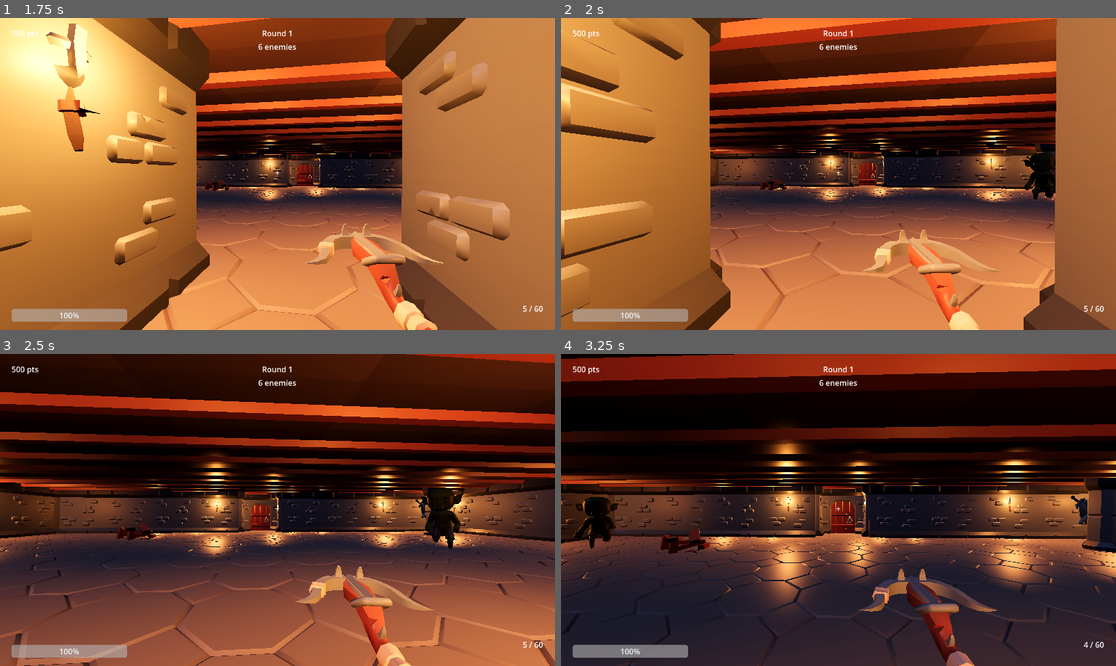
Above: before the commit, frames 1-4 (two rows, left to right).
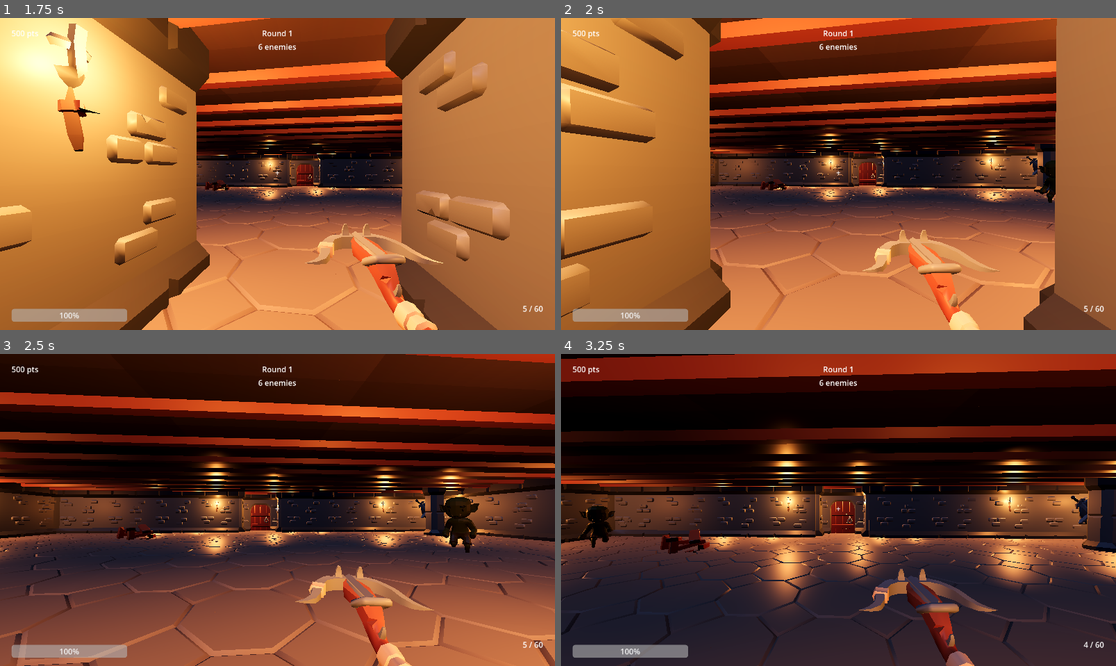
Above: after the commit, the same moments.

Repository: ariesyous/projectbluebean
Game: Godot game, scene res://scenes/world/Arena.tscn
Two runs of this game, one before a commit and one after it. Both use one fixed random seed, a clock stepped at 60 frames per second and the inputs below.
Inputs (mouse positions are in pixels of both pictures, inside the frame that each line leads up to):
- Up to frame 1 (1.75 s): tap Enter at 0.5 s; move the mouse to (305, 174) at 0.52 s; press the mouse at (305, 174) at 0.53 s; hold W (move_forward) from 0.53 s (still down); tap Space (jump) at 0.77, 1.52 s; move the mouse to (249, 174) at 1.27 s; release the mouse at (249, 174) at 1.28 s; tap F (interact) at 1.35 s
- Up to frame 2 (2 s): keep holding W (move_forward)
- Up to frame 3 (2.5 s): keep holding W (move_forward); move the mouse to (288, 503) at 2.02 s; hold V (melee) from 2.03 s (still down)
- Up to frame 4 (3.25 s): keep holding W (move_forward); move the mouse to (832, 516) at 2.77 s; release V (melee) at 2.78 s; tap 1 (weapon_1) at 2.85 s; click (832, 516) at 2.92 s; tap Space (jump) at 3.02 s

Frame 1 is identical in both runs. In frame 2, 0.4% of the frame differs, in the area x 83-90%, y 43-60%; in frame 3, 1.0%, in the area x 20-89%, y 8-64%; in frame 4, 0.5%.

Commit message:
M6: prop collision, shrine/table fix, smaller orcs, door swing
- Give floor props box colliders parented under NavigationRegion3D so the
  bake carves around them: player and orcs can no longer clip through, and
  orcs route around rather than getting trapped. Move the two vault-arm
  barrels to the wide combat room (a prop in a 4-wide arm disconnects the
  navmesh).
- Fix the perk-shrine-in-table overlap: relocate table_long_decorated_A off
  the PerkSpeed shrine to the vault back wall, clear of the PaP approach.
- Shrink orcs ~18% (model x0.82, capsule 0.95->0.78 / 3.0->2.46) so they
  don't tower / can be out-maneuvered in halls.
- Buyable door swings open on a hinge pivot with an impact.wav thunk before
  freeing; collider frees instantly so the path opens at once.

Verified via game_eval: 9 prop colliders, navmesh path to Pack-a-Punch
restored (24 pts), both perk shrines reachable, door reparent/swing runs
clean. Roadmap docs advanced to M7.

Co-Authored-By: Claude Opus 4.8 <noreply@anthropic.com>

Diff:
--- a/projectbluebean/scenes/enemies/Orc.tscn
+++ b/projectbluebean/scenes/enemies/Orc.tscn
@@ -4,18 +4,18 @@
 [ext_resource type="PackedScene" uid="uid://e04gy4e2lhew" path="res://assets/enemies/Goblin_Male.gltf" id="2_8quh0"]
 
 [sub_resource type="CapsuleShape3D" id="CapsuleShape3D_8quh0"]
-radius = 0.95
-height = 3.0
+radius = 0.78
+height = 2.46
 
 [node name="Orc" type="CharacterBody3D" unique_id=1229924264]
 collision_layer = 4
 script = ExtResource("1_aejf4")
 
 [node name="CollisionShape3D" type="CollisionShape3D" parent="." unique_id=1781265157]
-transform = Transform3D(1, 0, 0, 0, 1, 0, 0, 0, 1, 0, 1.5, 0)
+transform = Transform3D(1, 0, 0, 0, 1, 0, 0, 0, 1, 0, 1.23, 0)
 shape = SubResource("CapsuleShape3D_8quh0")
 
 [node name="NavigationAgent3D" type="NavigationAgent3D" parent="." unique_id=163639670]
 
 [node name="GoblinModel" parent="." unique_id=1101976436 instance=ExtResource("2_8quh0")]
-transform = Transform3D(-1, 0, -8.742278e-08, 0, 1, 0, 8.742278e-08, 0, -1, 0, 0, 0)
+transform = Transform3D(-0.82, 0, -7.1686682e-08, 0, 0.82, 0, 7.1686682e-08, 0, -0.82, 0, 0, 0)
--- a/projectbluebean/scripts/interactables/buyable_door.gd
+++ b/projectbluebean/scripts/interactables/buyable_door.gd
@@ -1,7 +1,8 @@
 extends Buyable
-## Buyable door: freeing this node removes its Barrier child, opening the
-## doorway to the next room. The navmesh already spans the doorway, so orcs
-## and the player can pass once the barrier is gone.
+## Buyable door: on purchase the barrier collider is freed immediately (so the
+## path opens at once) and the door model swings open on a hinge with a heavy
+## thunk before the whole node frees. The navmesh already spans the doorway, so
+## orcs and the player can pass once the barrier is gone.
 
 func _configure() -> void:
 	cost = 1000
@@ -9,4 +10,35 @@
 	one_time = true
 
 func _on_purchased(_player: Node) -> void:
-	queue_free()
+	var barrier := get_node_or_null("Barrier")
+	if barrier == null:
+		queue_free()
+		return
+	# Open the path right away, then play the swing for flavour.
+	var col := barrier.get_node_or_null("BarrierCol")
+	if col != null:
+		col.set_deferred("disabled", true)
+	var door := barrier.get_node_or_null("DoorModel") as Node3D
+	if door == null:
+		queue_free()
+		return
+	_play_open_sound()
+	# Re-hinge the door at its left edge so it swings like a real door instead of
+	# spinning about its centre.
+	var pivot := Node3D.new()
+	barrier.add_child(pivot)
+	pivot.global_position = door.global_position + Vector3(-2.0, 0.0, 0.0)
+	door.reparent(pivot, true)
+	var tween := create_tween()
+	tween.set_ease(Tween.EASE_OUT)
+	tween.set_trans(Tween.TRANS_CUBIC)
+	tween.tween_property(pivot, "rotation:y", -PI * 0.6, 0.8)
+	tween.tween_callback(queue_free)
+
+func _play_open_sound() -> void:
+	var sfx := AudioStreamPlayer3D.new()
+	sfx.stream = load("res://assets/sounds/impact.wav")
+	get_tree().current_scene.add_child(sfx)
+	sfx.global_position = global_position
+	sfx.play()
+	get_tree().create_timer(1.5).timeout.connect(sfx.queue_free)
--- a/projectbluebean/scripts/systems/arena.gd
+++ b/projectbluebean/scripts/systems/arena.gd
@@ -27,6 +27,7 @@
 var _between_round_left: float = 0.0
 var _round_active: bool = false
 var _floor_cells: Dictionary = {}
+var _prop_collision: StaticBody3D = null
 
 func _ready() -> void:
 	randomize()
@@ -61,6 +62,10 @@
 	var wall_body := StaticBody3D.new()
 	wall_body.name = "WallCollision"
 	nav_region.add_child(wall_body)
+	var prop_body := StaticBody3D.new()
+	prop_body.name = "PropCollision"
+	nav_region.add_child(prop_body)
+	_prop_collision = prop_body
 
 	for cell in _floor_cells:
 		var wx: float = cell.x * TILE
@@ -194,6 +199,7 @@
 		push_warning("Missing wall_doorway.gltf")
 		return
 	var model: Node3D = scene.instantiate()
+	model.name = "DoorModel"
 	barrier.add_child(model)
 	# BuyableDoor sits at y=2; the door model's origin is at its base, so drop it
 	# 2 units to stand on the floor. Default yaw spans x and blocks the z corridor.
@@ -220,13 +226,17 @@
 	_place_prop("barrel_small_stack.gltf", Vector3(14.0, 0.0, 5.7), deg_to_rad(-30.0), props)
 	_place_prop("pillar_decorated.gltf", Vector3(-14.0, 0.0, 6.0), 0.0, props)
 	_place_prop("pillar_decorated.gltf", Vector3(14.0, 0.0, -6.0), PI, props)
+	# Barrels relocated here from the narrow vault arms (which they choked); the
+	# combat room is wide enough that their carved colliders don't sever paths.
+	_place_prop("barrel_large.gltf", Vector3(13.0, 0.0, 5.0), deg_to_rad(12.0), props)
+	_place_prop("barrel_small.gltf", Vector3(-13.0, 0.0, 5.0), deg_to_rad(-8.0), props)
 	_place_wall_prop("banner_patternA_red.gltf", Vector3(-18.0, 0.0, 0.0), Vector2i(-1, 0), props, 2.25)
 	_place_wall_prop("banner_patternA_green.gltf", Vector3(18.0, 0.0, 0.0), Vector2i(1, 0), props, 2.25)
 
-	# Vault loop: keep the middle open so players can run the ring cleanly.
-	_place_prop("table_long_decorated_A.gltf", Vector3(0.0, 0.0, -34.2), PI, props)
-	_place_prop("barrel_large.gltf", Vector3(-16.0, 0.0, -28.0), deg_to_rad(12.0), props)
-	_place_prop("barrel_small.gltf", Vector3(16.0, 0.0, -28.0), deg_to_rad(-8.0), props)
+	# Vault: keep the ring and arms clear so the navmesh stays connected and kiting
+	# is clean. Only a table tucked against the back-nub wall, clear of the Pack-a-
+	# Punch approach (x=0) and the nub's loop connections (x=-4/0/4 at the north edge).
+	_place_prop("table_long_decorated_A.gltf", Vector3(-4.0, 0.0, -37.2), 0.0, props)
 	_place_wall_prop("banner_triple_yellow.gltf", Vector3(0.0, 0.0, -38.0), Vector2i(0, -1), props, 2.25)
 
 func _place_prop(model: String, position: Vector3, yaw: float, props: Node3D) -> void:
@@ -240,6 +250,39 @@
 	props.add_child(prop)
 	prop.position = position
 	prop.rotation.y = yaw
+	_add_prop_collider(prop, position, yaw)
+
+## Give a floor prop a box collider sized to its mesh AABB, parented under the nav
+## region so the bake carves around it and the player/orcs can't walk through it.
+func _add_prop_collider(prop: Node3D, world_pos: Vector3, yaw: float) -> void:
+	if _prop_collision == null:
+		return
+	var local := AABB()
+	var first := true
+	var stack: Array = [prop]
+	while not stack.is_empty():
+		var n = stack.pop_back()
+		for c in n.get_children():
+			stack.push_back(c)
+		var mi := n as MeshInstance3D
+		if mi != null and mi.mesh != null:
+			var t: Transform3D = prop.global_transform.affine_inverse() * mi.global_transform
+			var a: AABB = t * mi.mesh.get_aabb()
+			if first:
+				local = a
+				first = false
+			else:
+				local = local.merge(a)
+	if first:
+		return
+	var col := CollisionShape3D.new()
+	var shape := BoxShape3D.new()
+	shape.size = Vector3(maxf(local.size.x, 0.2), maxf(local.size.y, 0.2), maxf(local.size.z, 0.2))
+	col.shape = shape
+	_prop_collision.add_child(col)
+	var center := local.position + local.size * 0.5
+	col.position = world_pos + Basis(Vector3.UP, yaw) * center
+	col.rotation.y = yaw
 
 func _place_wall_prop(model: String, wall_pos: Vector3, dir: Vector2i, props: Node3D, height: float) -> void:
 	var inner := Vector3(-dir.x, 0.0, -dir.y)
Not shown, changed: AGENTS.md
Not shown, changed: CLAUDE.md
